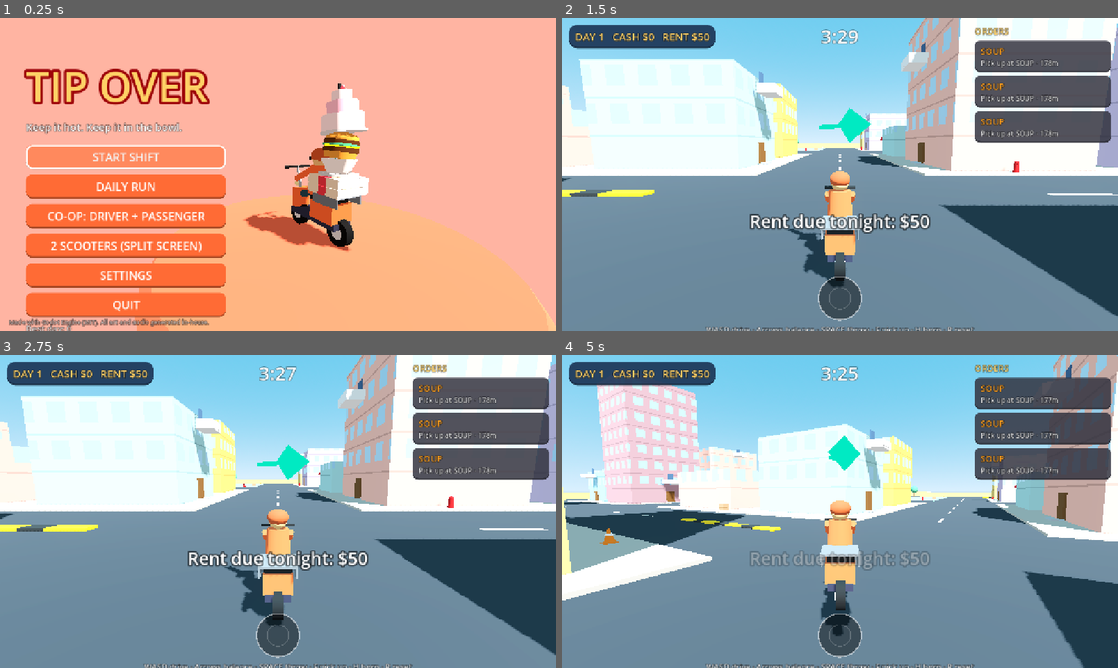
Above: before the commit, frames 1-4 (two rows, left to right).
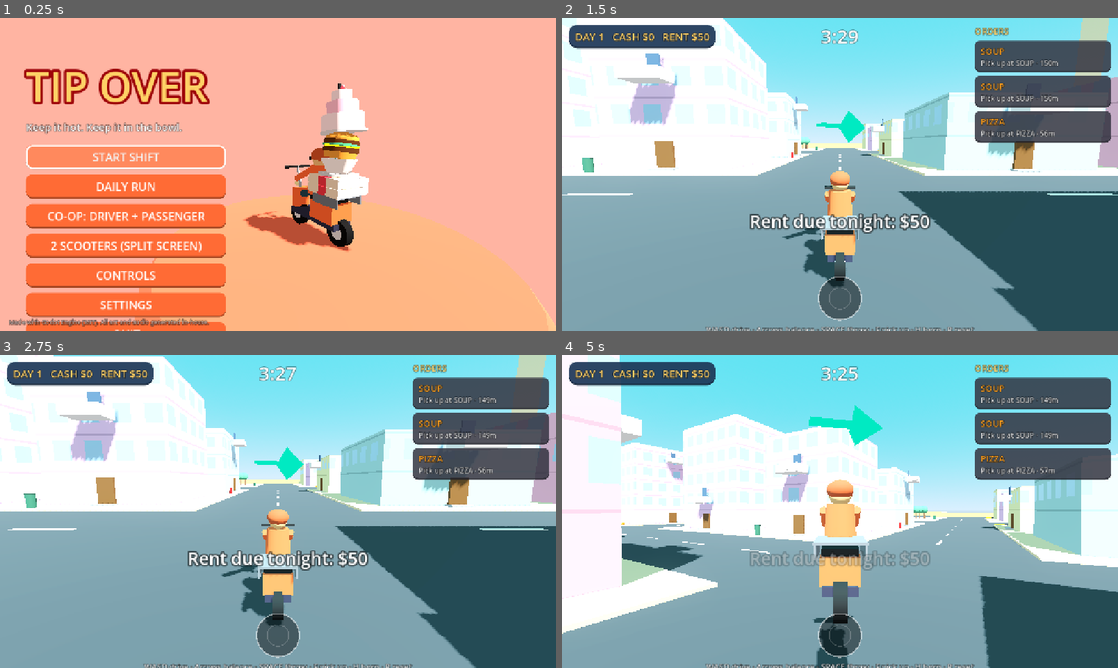
Above: after the commit, the same moments.

Repository: rraeyz/Hot_Delivery
Game: Godot game, scene res://scenes/main.tscn
The game is run twice, just before and just after one commit, with the same random seed, the same clock (stepped at 60 frames per second) and the same inputs.
Inputs (mouse positions are in pixels of both pictures, inside the frame that each line leads up to):
- Up to frame 1 (0.25 s): no input
- Up to frame 2 (1.5 s): click "DAILY RUN" at 0.5 s; tap Enter (p2_throw) at 1.25 s; move the mouse to (962, 158) at 1.27 s; hold D (p1_right) from 1.28 s (still down); tap H (p1_horn) at 1.35 s
- Up to frame 3 (2.75 s): tap Backspace (p2d_reset) at 2 s; move the mouse to (166, 527) at 2.02 s; release D (p1_right) at 2.03 s; hold S (p1_brake) from 2.03 s (still down); tap W (p1_throttle) at 2.1 s
- Up to frame 4 (5 s): move the mouse to (895, 442) at 2.77 s; release S (p1_brake) at 2.78 s; hold D (p1_right) 2.78-4.28 s; tap Down (p2_bal_back) at 2.85 s; move the mouse to (812, 574) at 3.52 s; tap Up (p2_bal_fwd) at 3.6 s; move the mouse to (1006, 558) at 4.27 s; hold A (p1_left) from 4.28 s (still down); tap Left (p2_bal_left) at 4.35 s; tap R (p1_reset) at 4.9 s

The runs differ from the first frame. In frame 1, 1.4% of the frame differs, in the area x 4-41%, y 80-100%; in frame 2, 57%; in frame 3, 57%; in frame 4, 62%, in the area x 0-100%, y 0-100%.

Commit message:
Districts (bazaar/beach/downtown), cake boss days, scooter colors, controls screen, stall recovery
Co-Authored-By: Claude Opus 5.5 <noreply@anthropic.com>
Claude-Session: https://claude.ai/code/session_01JFvHhZrpuE6HWb489Piese

Diff:
--- a/scripts/autopilot.gd
+++ b/scripts/autopilot.gd
@@ -10,6 +10,7 @@
 var rng := RandomNumberGenerator.new()
 var throws := true
 var stuck_t := 0.0
+var reverse_t := 0.0
 
 
 func _init(w: World) -> void:
@@ -133,12 +134,15 @@
 		stuck_t += dt
 	else:
 		stuck_t = 0.0
-	if stuck_t > 2.5:
+	if stuck_t > 2.0:
+		stuck_t = 0.0
+		reverse_t = 1.6
+		replan = 0.0
+	if reverse_t > 0.0:
+		# back up, steering so the nose swings toward the target
+		reverse_t -= dt
 		thr = -1.0
-		steer = 1.0
-		if stuck_t > 4.0:
-			stuck_t = 0.0
-			replan = 0.0
+		steer = -signf(ang) if absf(ang) > 0.1 else 1.0
 	for lf in world.loose:
 		if is_instance_valid(lf) and lf.global_position.distance_to(pos) < 3.2:
 			world.request_pickup = true
--- a/scripts/game.gd
+++ b/scripts/game.gd
@@ -3,12 +3,12 @@
 
 const SAVE_PATH := "user://save.json"
 
-var settings := {"lang": "", "shake": 1.0, "volume": 0.8, "music": 0.6, "fullscreen": false}
+var settings := {"color": 0, "lang": "", "shake": 1.0, "volume": 0.8, "music": 0.6, "fullscreen": false}
 var save := {"best_day": 0, "runs": 0, "unlock_level": 0, "rep": 0, "daily_best": {}}
 
 const UI := {
 	"en": {
-		"play": "START SHIFT", "daily": "DAILY RUN", "coop": "CO-OP: DRIVER + PASSENGER", "split": "2 SCOOTERS (SPLIT SCREEN)", "hint_split": "P1: WASD, SPACE throw, F pick up · P2: ARROWS, ENTER throw, RShift pick up",
+		"play": "START SHIFT", "daily": "DAILY RUN", "coop": "CO-OP: DRIVER + PASSENGER", "split": "2 SCOOTERS (SPLIT SCREEN)", "big_order": "BIG ORDER: WEDDING CAKE!", "controls": "CONTROLS", "color": "SCOOTER COLOR", "district": "District", "bazaar": "Bazaar", "beach": "Beach", "downtown": "Downtown", "locked": "locked", "hint_split": "P1: WASD, SPACE throw, F pick up · P2: ARROWS, ENTER throw, RShift pick up",
 		"settings": "SETTINGS", "quit": "QUIT", "day": "DAY", "rent": "RENT", "money": "CASH",
 		"time": "TIME", "pickup": "Pick up at", "deliver": "Deliver to", "orders": "ORDERS",
 		"no_orders": "Waiting for orders...", "fired": "YOU'RE FIRED!", "paid": "RENT PAID",
@@ -27,7 +27,7 @@
 		"rent_due": "Rent due tonight: $%d", "credits": "Made with Godot Engine (MIT). All art and audio generated in-house.",
 	},
 	"tr": {
-		"play": "VARDİYAYA BAŞLA", "daily": "GÜNLÜK KOŞU", "coop": "CO-OP: SÜRÜCÜ + YOLCU", "split": "2 SCOOTER (BÖLÜNMÜŞ EKRAN)", "hint_split": "1.O: WASD, BOŞLUK fırlat, F al · 2.O: OKLAR, ENTER fırlat, Sağ Shift al",
+		"play": "VARDİYAYA BAŞLA", "daily": "GÜNLÜK KOŞU", "coop": "CO-OP: SÜRÜCÜ + YOLCU", "split": "2 SCOOTER (BÖLÜNMÜŞ EKRAN)", "big_order": "BÜYÜK SİPARİŞ: DÜĞÜN PASTASI!", "controls": "KONTROLLER", "color": "SCOOTER RENGİ", "district": "Mahalle", "bazaar": "Çarşı", "beach": "Sahil", "downtown": "Şehir Merkezi", "locked": "kilitli", "hint_split": "1.O: WASD, BOŞLUK fırlat, F al · 2.O: OKLAR, ENTER fırlat, Sağ Shift al",
 		"settings": "AYARLAR", "quit": "ÇIKIŞ", "day": "GÜN", "rent": "KİRA", "money": "PARA",
 		"time": "SÜRE", "pickup": "Al:", "deliver": "Teslim:", "orders": "SİPARİŞLER",
 		"no_orders": "Sipariş bekleniyor...", "fired": "KOVULDUN!", "paid": "KİRA ÖDENDİ",
@@ -101,6 +101,23 @@
 		settings.lang = "tr" if OS.get_locale_language() == "tr" else "en"
 	_setup_input()
 	apply_settings()
+
+
+const SCOOTER_COLORS := ["#ff6b35", "#4361ee", "#2a9d8f", "#e63946", "#ffbe0b", "#8338ec", "#ff70a6", "#222222"]
+
+
+## Colors unlock as you survive more days.
+func colors_unlocked() -> int:
+	return mini(SCOOTER_COLORS.size(), 2 + int(save.best_day / 2.0))
+
+
+func districts_unlocked() -> Array:
+	var d := ["bazaar"]
+	if int(save.best_day) >= 4:
+		d.append("beach")
+	if int(save.best_day) >= 7:
+		d.append("downtown")
+	return d
 
 
 func t(key: String) -> String:
--- a/scripts/logic/city_gen.gd
+++ b/scripts/logic/city_gen.gd
@@ -13,7 +13,21 @@
 	"#90be6d", "#f9c74f", "#cdb4db", "#a8dadc", "#ffd6a5"]
 
 
-static func generate(seed_value: int, n: int = 5, bump_count: int = 8) -> Dictionary:
+const THEMES := {
+	"bazaar": {"palette": PALETTE, "park": 0.14, "tall": 0.12, "ramps": 5, "props": 70,
+		"ground": "#2f3238", "outer": "#7cb518", "walk": "#b8b0a6", "sky": "#4ea8de", "cars": 0},
+	"beach": {"palette": ["#ffe5b4", "#a8dadc", "#ffafcc", "#bde0fe", "#fdffb6", "#caffbf", "#ffc6ff", "#9bf6ff"],
+		"park": 0.3, "tall": 0.03, "ramps": 9, "props": 90,
+		"ground": "#3a3d42", "outer": "#f4e1a1", "walk": "#f1dca7", "sky": "#48cae4", "cars": -2},
+	"downtown": {"palette": ["#6c757d", "#adb5bd", "#457b9d", "#1d3557", "#a8dadc", "#e5e5e5", "#ced4da", "#5c677d"],
+		"park": 0.05, "tall": 0.45, "ramps": 3, "props": 50,
+		"ground": "#25272b", "outer": "#55595f", "walk": "#9a9a9a", "sky": "#90e0ef", "cars": 6},
+}
+
+
+static func generate(seed_value: int, n: int = 5, bump_count: int = 8, theme := "bazaar") -> Dictionary:
+	var th: Dictionary = THEMES[theme]
+	var pal: Array = th.palette
 	var rng := RandomNumberGenerator.new()
 	rng.seed = seed_value
 	var size := n * PITCH
@@ -22,7 +36,7 @@
 	for bx in n:
 		for bz in n:
 			var c := Vector3((bx + 0.5) * PITCH, 0, (bz + 0.5) * PITCH)
-			var park := rng.randf() < 0.14
+			var park := rng.randf() < float(th.park)
 			blocks.append({"center": c, "park": park})
 			if park:
 				continue
@@ -30,7 +44,7 @@
 				var w := rng.randf_range(10.5, 13.5)
 				var d := rng.randf_range(10.5, 13.5)
 				var h := rng.randf_range(5.0, 16.0)
-				if rng.randf() < 0.12:
+				if rng.randf() < float(th.tall):
 					h = rng.randf_range(22.0, 34.0)
 				var bc := c + Vector3(q.x * 8.5, 0, q.y * 8.5)
 				# face one of the two outer sides
@@ -43,7 +57,7 @@
 					"center": bc, "size": Vector3(w, h, d), "side": side, "door": door, "curb": curb,
 					"balcony": door + side * 0.9 + Vector3.UP * bal_h, "bal_h": bal_h,
 					"roof": bc + Vector3.UP * (h + 0.6),
-					"color": PALETTE[rng.randi() % PALETTE.size()], "rest": "",
+					"color": pal[rng.randi() % pal.size()], "rest": "",
 				})
 	# restaurants: spread them out by picking lots far from each other
 	var rest_ids := []
@@ -79,7 +93,7 @@
 	var ramps := []
 	var bumps := []
 	var idx := 0
-	for i in mini(5, segments.size()):
+	for i in mini(int(th.ramps), segments.size()):
 		var s: Dictionary = segments[idx]
 		idx += 1
 		ramps.append({"pos": s.pos + _along(s.yaw) * rng.randf_range(-8, 8), "yaw": s.yaw + (PI if rng.randf() < 0.5 else 0.0)})
@@ -88,7 +102,7 @@
 		idx += 1
 		bumps.append({"pos": s.pos + _along(s.yaw) * rng.randf_range(-12, 12), "yaw": s.yaw})
 	var props := []
-	for i in 70:
+	for i in int(th.props):
 		var b: Dictionary = blocks[rng.randi() % blocks.size()]
 		var side := rng.randi() % 4
 		var t := rng.randf_range(-15, 15)
@@ -103,7 +117,7 @@
 	var mid := int(n / 2.0)
 	return {"n": n, "size": size, "blocks": blocks, "lots": lots, "rest_ids": rest_ids,
 		"ramps": ramps, "bumps": bumps, "props": props, "trees": trees,
-		"spawn": Vector3(mid * PITCH, 0.3, mid * PITCH + 6.0)}
+		"spawn": Vector3(mid * PITCH, 0.3, mid * PITCH + 6.0), "theme": th}
 
 
 static func _shuffled(a: Array, rng: RandomNumberGenerator) -> Array:
--- a/scripts/logic/run_state.gd
+++ b/scripts/logic/run_state.gd
@@ -36,6 +36,7 @@
 var shop: Array = []
 var fired := false
 var stats := {"deliveries": 0, "crashes": 0, "throws": 0, "spilled": 0, "best_tip": 0}
+var theme := "bazaar"
 var unlock_level := 0   # how many extra foods are unlocked (meta progression)
 
 
@@ -92,6 +93,11 @@
 		if u <= unlock_level:
 			pool.append(k)
 	return pool
+
+
+## Every third day a wedding cake order arrives: the "boss" delivery.
+func big_order_day() -> bool:
+	return day % 3 == 0
 
 
 func pick_food() -> String:
--- a/scripts/main.gd
+++ b/scripts/main.gd
@@ -91,6 +91,7 @@
 	v.add_child(UiKit.button(Game.t("daily"), func(): start_run(_daily_seed(), false, true)))
 	v.add_child(UiKit.button(Game.t("coop"), func(): start_run(randi(), true, false)))
 	v.add_child(UiKit.button(Game.t("split"), func(): start_run(randi(), false, false, true)))
+	v.add_child(UiKit.button(Game.t("controls"), show_controls))
 	v.add_child(UiKit.button(Game.t("settings"), show_settings))
 	v.add_child(UiKit.button(Game.t("quit"), func(): get_tree().quit()))
 	var best := UiKit.label(Game.t("best") % int(Game.save.best_day), 20, Color(1, 1, 1, 0.8))
@@ -157,6 +158,36 @@
 		menu_scene = null
 
 
+func show_controls() -> void:
+	var root := _screen()
+	var v := _center_box(root, 900)
+	v.add_child(UiKit.label(Game.t("controls"), 48, UiKit.GOLD))
+	var en := Game.lang() == "en"
+	var rows := [
+		["Drive" if en else "Sür", "W/S + A/D", "RT/LT + L-stick"],
+		["Balance tower" if en else "Kuleyi dengele", "Arrows / mouse" if en else "Oklar / fare", "R-stick"],
+		["Throw top food" if en else "Üstteki yemeği fırlat", "SPACE", "A"],
+		["Pick up" if en else "Yerden al", "F", "X"],
+		["Horn / Get up" if en else "Korna / Kalk", "H / R", "B / Y"],
+		["Screenshot" if en else "Ekran görüntüsü", "F12", "Select"],
+		["Co-op passenger" if en else "Co-op yolcu", "Arrows, ENTER, R-Shift" if en else "Oklar, ENTER, Sağ Shift", "Pad 2"],
+		["Split screen P2" if en else "Bölünmüş ekran 2.O", "Arrows, ENTER, R-Shift, R-Ctrl" if en else "Oklar, ENTER, Sağ Shift, Ctrl", "Pad 2"],
+	]
+	var g := GridContainer.new()
+	g.columns = 3
+	g.add_theme_constant_override("h_separation", 40)
+	for r in rows:
+		g.add_child(UiKit.label(r[0], 22, UiKit.GOLD))
+		g.add_child(UiKit.label(r[1], 22))
+		g.add_child(UiKit.label(r[2], 22, Color(1, 1, 1, 0.75)))
+	v.add_child(g)
+	var tip := UiKit.label("Orange beam = restaurant, green beam = customer. Stop next to them, or throw the top item at the yellow balcony ring for 2x tips." if en else "Turuncu ışık = restoran, yeşil ışık = müşteri. Yanında dur ya da en üstteki yemeği balkondaki sarı halkaya fırlat: 2 kat bahşiş.", 20, Color(1, 1, 1, 0.85))
+	tip.autowrap_mode = TextServer.AUTOWRAP_WORD_SMART
+	v.add_child(tip)
+	v.add_child(UiKit.button(Game.t("back"), show_menu))
+	_focus_first(v)
+
+
 func show_settings() -> void:
 	var root := _screen()
 	var v := _center_box(root)
@@ -178,6 +209,13 @@
 			Game.settings[key] = val
 			Game.apply_settings())
 		v.add_child(s)
+	var nc := Game.colors_unlocked()
+	var cb := UiKit.button("%s %d/%d" % [Game.t("color"), int(Game.settings.color) + 1, nc], func():
+		Game.settings.color = (int(Game.settings.color) + 1) % Game.colors_unlocked()
+		Game.write_save()
+		show_settings())
+	cb.add_theme_color_override("font_color", Color(Game.SCOOTER_COLORS[int(Game.settings.color)]).lightened(0.3))
+	v.add_child(cb)
 	var fs := CheckButton.new()
 	fs.text = Game.t("fullscreen")
 	fs.button_pressed = Game.settings.fullscreen
@@ -201,6 +239,8 @@
 	split = split_mode
 	daily = is_daily
 	run = RunState.new(seed_value, int(Game.save.unlock_level))
+	var ds: Array = CityGen.THEMES.keys() if is_daily else Game.districts_unlocked()
+	run.theme = ds[run.rng.randi() % ds.size()]
 	Game.save.runs += 1
 	start_day()
 
--- a/scripts/scooter.gd
+++ b/scripts/scooter.gd
@@ -42,6 +42,7 @@
 var _prev_comp := [0.0, 0.0, 0.0, 0.0]
 var _smooth_accel := Vector2.ZERO
 var crash_count := 0
+var stall_t := 0.0
 var _gas_ramp := 0.0
 var _brake_ramp := 0.0
 var external_input := {}
@@ -54,6 +55,8 @@
 
 
 func _ready() -> void:
+	if player == 0 and color == Color("#ff6b35"):
+		color = Color(Game.SCOOTER_COLORS[int(Game.settings.color) % Game.SCOOTER_COLORS.size()])
 	mass = 140.0
 	gravity_scale = 1.0
 	can_sleep = false
@@ -277,7 +280,14 @@
 	if controls_enabled and Input.is_action_just_pressed("p1_horn" if player == 0 else "p2d_horn"):
 		honked.emit(self)
 	if controls_enabled and Input.is_action_just_pressed("p1_reset" if player == 0 else "p2d_reset") and not is_crashed:
-		recover()
+		recover(true)
+	# wedged in something (ramp side, wall corner)? pop free after 3 s of pushing without moving
+	if absf(throttle) > 0.5 and v.length() < 0.3:
+		stall_t += dt
+		if stall_t > 3.0:
+			recover(true)
+	else:
+		stall_t = 0.0
 	_prev_vel = v
 
 
@@ -310,15 +320,18 @@
 	crashed.emit(self)
 
 
-func recover() -> void:
+func recover(unstick := false) -> void:
 	is_crashed = false
 	flip_timer = 0.0
+	stall_t = 0.0
 	if is_instance_valid(ragdoll):
 		ragdoll.queue_free()
 	ragdoll = null
 	rider.visible = true
 	var yaw := global_rotation.y
 	var p := global_position
+	if unstick:
+		p += global_basis.z * 1.5 + Vector3.UP * 1.0
 	global_transform = Transform3D(Basis(Vector3.UP, yaw), Vector3(p.x, maxf(p.y, 0.0) + 0.6, p.z))
 	linear_velocity = Vector3.ZERO
 	angular_velocity = Vector3.ZERO
--- a/scripts/world.gd
+++ b/scripts/world.gd
@@ -74,7 +74,7 @@
 	mods = run.mods()
 	rng.seed = run.seed_value * 1000 + run.day
 	var bumps := 8 + (30 if "bumps" in run.chaos else 0)
-	city = CityGen.generate(run.seed_value, 5, bumps)
+	city = CityGen.generate(run.seed_value, 5, bumps, run.theme)
 	time_left = run.shift_length()
 
 
@@ -117,6 +117,9 @@
 	add_child(hud)
 	hud.setup(self)
 	_spawn_npcs()
+	if run.big_order_day():
+		_spawn_offer("cake")
+		hud.popup(Game.t("big_order"), UiKit.GOLD, true, 4.0, 120.0)
 	for i in 2:
 		_spawn_offer()
 	running = true
@@ -130,7 +133,7 @@
 	env = Environment.new()
 	var sky := Sky.new()
 	var sm := ProceduralSkyMaterial.new()
-	sm.sky_top_color = Color("#4ea8de")
+	sm.sky_top_color = Color(city.theme.sky)
 	sm.sky_horizon_color = Color("#bde0fe")
 	sm.ground_horizon_color = Color("#bde0fe")
 	sm.ground_bottom_color = Color("#6c757d")
@@ -195,10 +198,10 @@
 	var size: float = city.size
 	var half_road := CityGen.ROAD * 0.5
 	# ground
-	var g := U.static_box(self, Vector3(size + 60, 1, size + 60), Color("#2f3238"), Vector3(size * 0.5, -0.5, size * 0.5))
+	var g := U.static_box(self, Vector3(size + 60, 1, size + 60), Color(city.theme.ground), Vector3(size * 0.5, -0.5, size * 0.5))
 	g.collision_layer = 1
 	# grass outside city
-	U.box(self, Vector3(size + 400, 0.9, size + 400), Color("#7cb518"), Vector3(size * 0.5, -0.52, size * 0.5))
+	U.box(self, Vector3(size + 400, 0.9, size + 400), Color(city.theme.outer), Vector3(size * 0.5, -0.52, size * 0.5))
 	# boundary walls
 	for w in [[Vector3(size * 0.5, 1, -half_road - 0.5), Vector3(size + 14, 2, 1)],
 			[Vector3(size * 0.5, 1, size + half_road + 0.5), Vector3(size + 14, 2, 1)],
@@ -216,7 +219,7 @@
 	# blocks
 	for b in city.blocks:
 		var c: Vector3 = b.center
-		var col := Color("#74c69d") if b.park else Color("#b8b0a6")
+		var col := (Color("#74c69d") if run.theme != "beach" else Color("#f4e1a1")) if b.park else Color(city.theme.walk)
 		U.static_box(self, Vector3(CityGen.BLOCK, 0.15, CityGen.BLOCK), col, c + Vector3(0, 0.075, 0))
 		if b.park:
 			# a big jump ramp in the park
@@ -391,7 +394,7 @@
 
 
 func _spawn_npcs() -> void:
-	var ncars := 6 if not "traffic" in run.chaos else 14
+	var ncars: int = (6 if not "traffic" in run.chaos else 14) + int(city.theme.cars)
 	var n: int = city.n
 	for i in ncars:
 		var car := Npcs.Car.new()
@@ -414,8 +417,9 @@
 
 # ---------------------------------------------------------------- orders
 
-func _spawn_offer() -> void:
-	var food := run.pick_food()
+func _spawn_offer(food := "") -> void:
+	if food == "":
+		food = run.pick_food()
 	var rest := CityGen.rest_for(city, food)
 	var cust := rest
 	var tries := 0
--- a/tests/bot_shift.gd
+++ b/tests/bot_shift.gd
@@ -18,6 +18,7 @@
 		args[kv[0]] = kv[1] if kv.size() > 1 else "1"
 	var days := int(args.get("days", "1"))
 	var run := RunState.new(int(args.get("seed", "5")), int(args.get("unlocks", "5")))
+	run.theme = args.get("theme", "bazaar")
 	for d in days:
 		if args.has("chaos"):
 			run.chaos = Array(args.chaos.split(","))
--- a/tests/test_logic.gd
+++ b/tests/test_logic.gd
@@ -198,3 +198,17 @@
 		t.check(lot.door.distance_to(lot.curb) < 12.0, "curb near door")
 	var c := CityGen.generate(6)
 	t.check(c.lots[0].size != a.lots[0].size, "different seed differs")
+
+
+func test_themes_and_big_days(t) -> void:
+	for th in CityGen.THEMES:
+		var c := CityGen.generate(9, 5, 8, th)
+		t.check(c.rest_ids.size() == 5, "theme %s has 5 restaurants" % th)
+	var dt := CityGen.generate(9, 5, 8, "downtown")
+	var bz := CityGen.generate(9, 5, 8, "bazaar")
+	var tall := func(c): return c.lots.filter(func(l): return l.size.y > 20.0).size()
+	t.check(tall.call(dt) > tall.call(bz), "downtown is taller than the bazaar")
+	var r := RunState.new(1)
+	t.check(not r.big_order_day(), "day 1 is normal")
+	r.day = 3
+	t.check(r.big_order_day(), "day 3 brings the wedding cake")
Not shown, changed: PLAN.md
